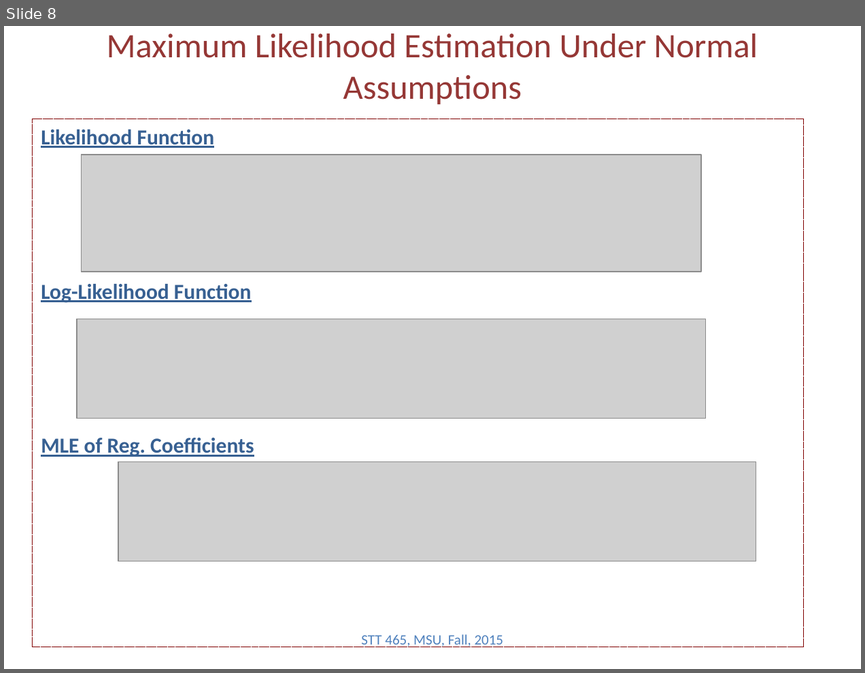
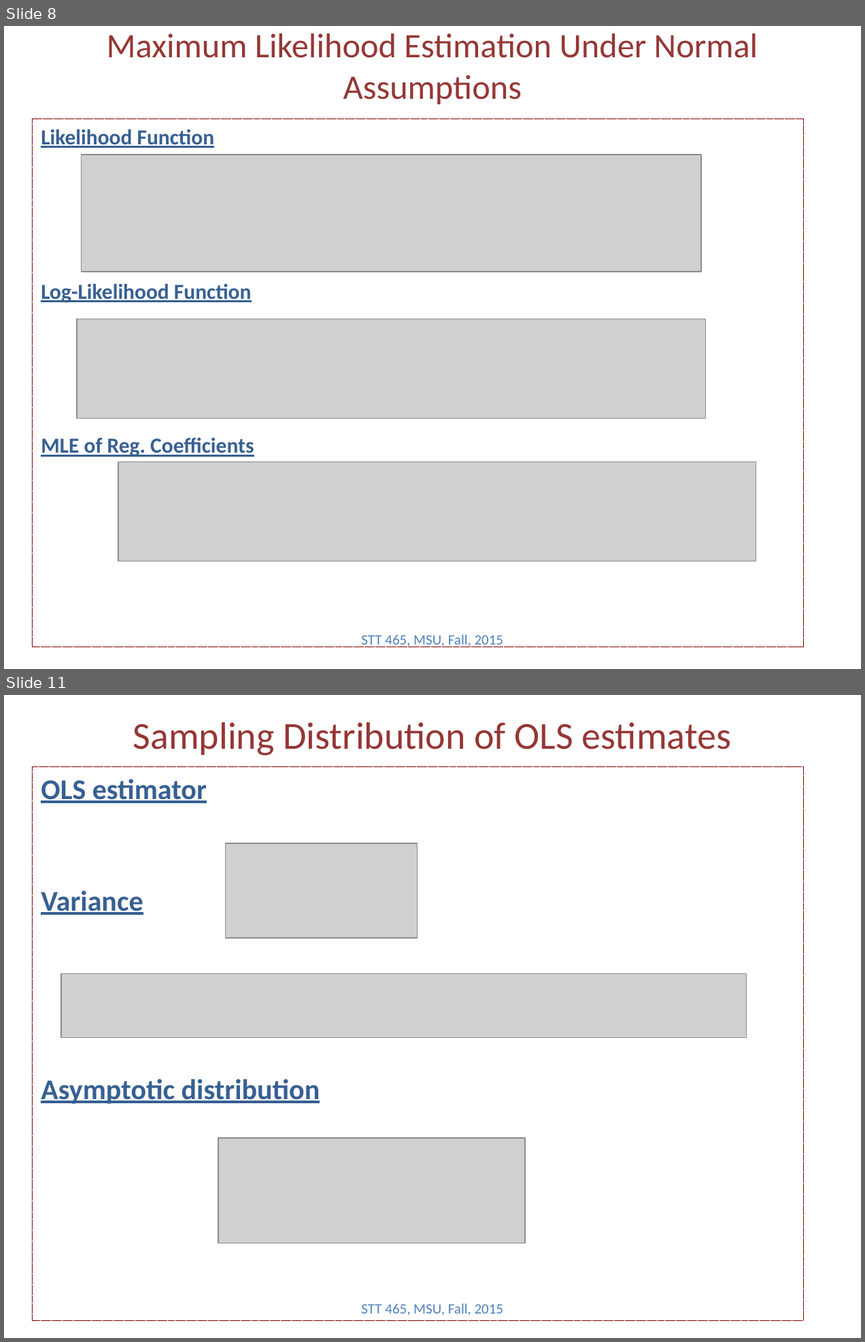
Before and after one commit to Boukos/STT465, a slide deck: STT465_9.pptx. Shown one above the other, each under a label of ours: slide 8 before the commit, slides 8 and 11 after it; the slides between them are not shown. The pictures are 865x673 and 865x1342 pixels, drawn with LibreOffice and Linux fonts; fonts in the diff are those of the drawing; grey boxes stand for pictures. Boxes give left, top, right and bottom in pixels: in the first picture for what was removed or moved away, otherwise in the second. Text is boxed around its words. In the diff, an @@ line names an element or a change of style, - is before the commit and + after.

```diff
--- a/STT465_9.pptx
+++ b/STT465_9.pptx
@@ slide 11 added at bbox=[4, 695, 861, 1338], background #FFFFFF @@
@@ title added at bbox=[133, 722, 731, 756], 32 pt, text #953735 @@
+Sampling Distribution of OLS estimates
@@ rectangle added at bbox=[33, 766, 804, 1320], outline #800000 0.75 pt dashed, 24 pt, text #376092, bold, underline @@
+OLS estimator
+Variance
+Asymptotic distribution
@@ picture added at bbox=[225, 843, 417, 938] @@
@@ picture added at bbox=[61, 974, 747, 1038] @@
@@ picture added at bbox=[218, 1138, 525, 1242] @@
@@ text added at bbox=[361, 1303, 504, 1315], 12 pt, text #4F81BD @@
+STT 465, MSU, Fall, 2015
```
Also in this commit, not shown: 8 other slides added, 4 other files.
